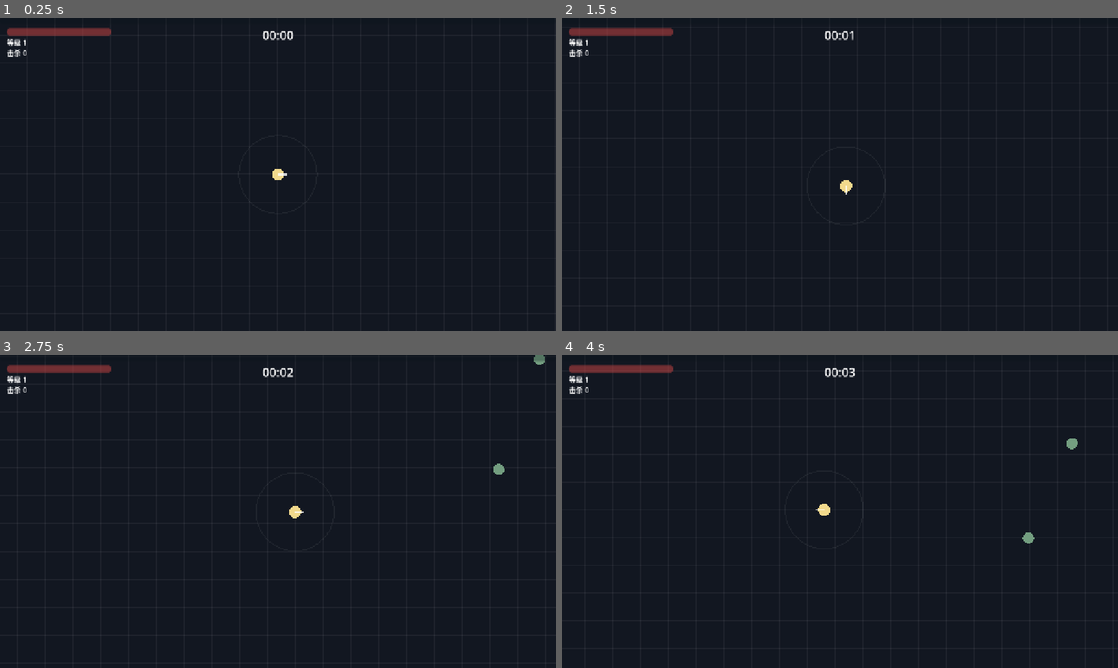
Above: before the commit, frames 1-4 (two rows, left to right).
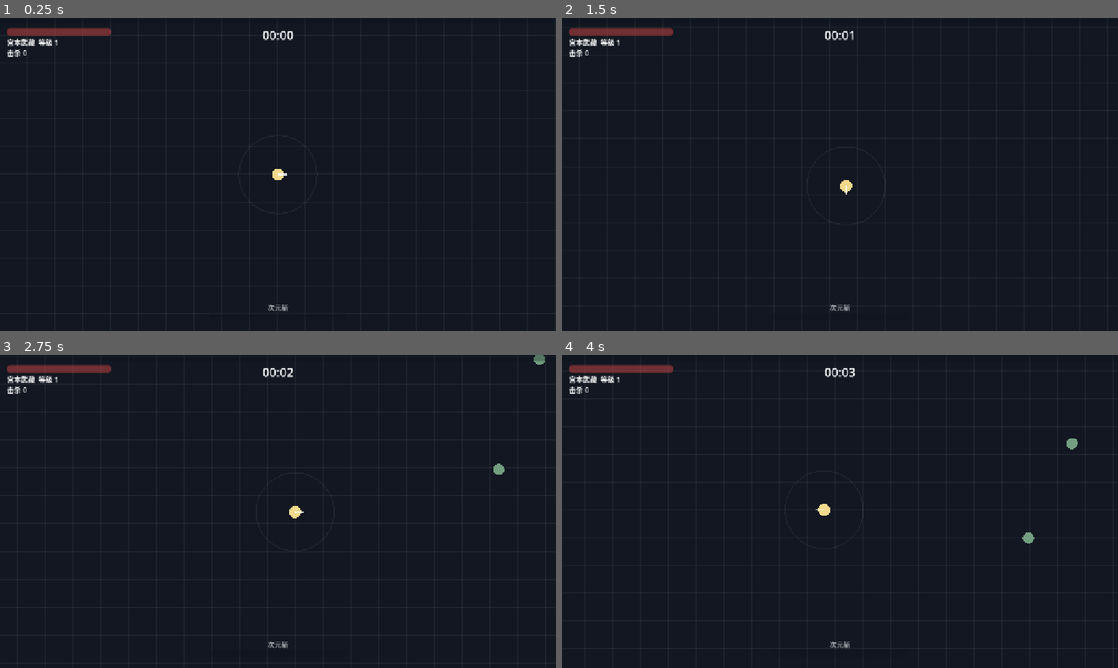
Above: after the commit, the same moments.

Repository: ZhangJunQiu-Alan/wuxian-lunhui
Game: Godot game, scene res://scenes/main.tscn
Two runs of this game, one before a commit and one after it. Both use one fixed random seed, a clock stepped at 60 frames per second and the inputs below.
Inputs:
- Up to frame 1 (0.25 s): no input
- Up to frame 2 (1.5 s): tap Enter at 0.5 s; hold Right (ui_right) 0.53-1.28 s; tap Space at 0.6, 0.77, 1.07, 1.25 s; hold Down (ui_down) from 1.28 s (still down); tap 1 at 1.35 s
- Up to frame 3 (2.75 s): tap Space at 1.52, 1.55, 1.82, 2.3 s; release Down (ui_down) at 2.03 s; hold Right (ui_right) from 2.03 s (still down); tap 3 at 2.1 s
- Up to frame 4 (4 s): release Right (ui_right) at 2.78 s; hold Up (ui_up) 2.78-3.53 s; tap Space at 2.85, 3.02, 3.32, 3.77, 3.8 s; hold Left (ui_left) from 3.53 s (still down); tap 1 at 3.6 s

The runs differ from the first frame. In frame 1, 0.2% of the frame differs, in the area x 1-52%, y 6-94%; in frame 2, 0.2%; in frame 3, 0.2%; in frame 4, 0.2%.

Commit message:
大招系统与宫本武藏的次元斩；新增角色设定文档
- 大招：击杀充能（50 次），按空格释放，底部显示能量条
- 次元斩：定住屏幕内敌人，裂痕逐条浮现后同时爆开，重创屏幕内所有敌人，带镜头震动
- 被动二天一流：每第 4 刀变为前后双刀斩，伤害翻倍，刀光为金色
- 敌人新增定身（freeze），以后安妮·奥克利的时间暂停也会用到
- docs/角色设定.md：宫本武藏、安妮·奥克利、兰陵王、梅林的史实背景、武器、被动、大招与防侵权原则

Co-Authored-By: Claude Opus 5.5 <noreply@anthropic.com>

Diff:
--- a/scripts/entities/enemy.gd
+++ b/scripts/entities/enemy.gd
@@ -14,6 +14,7 @@
 var color := Color.WHITE
 var target: Player
 var _flash_time := 0.0
+var _frozen_time := 0.0  # 被定住的剩余时间（次元斩、时间暂停）
 var _dead := false
 
 
@@ -53,6 +54,11 @@
 func _physics_process(delta: float) -> void:
 	if not is_instance_valid(target):
 		return
+	if _frozen_time > 0.0:  # 被定住时不移动、不造成伤害
+		_frozen_time -= delta
+		if _frozen_time <= 0.0:
+			queue_redraw()
+		return
 	var to_target := target.global_position - global_position
 	var dist := to_target.length()
 	if dist > 1.0:
@@ -63,6 +69,11 @@
 	if _flash_time > 0.0:
 		_flash_time -= delta
 		queue_redraw()
+
+
+func freeze(duration: float) -> void:
+	_frozen_time = maxf(_frozen_time, duration)
+	queue_redraw()
 
 
 func take_damage(amount: float) -> void:
@@ -88,4 +99,9 @@
 
 
 func _draw() -> void:
-	draw_circle(Vector2.ZERO, radius, Color.WHITE if _flash_time > 0.0 else color)
+	var c := color
+	if _flash_time > 0.0:
+		c = Color.WHITE
+	elif _frozen_time > 0.0:
+		c = color.lerp(Color(0.6, 0.7, 1.0), 0.5)  # 被定住时偏蓝
+	draw_circle(Vector2.ZERO, radius, c)
--- a/scripts/entities/player.gd
+++ b/scripts/entities/player.gd
@@ -6,7 +6,9 @@
 signal hp_changed(hp: float, max_hp: float)
 signal xp_changed(xp: float, xp_to_next: int, level: int)
 signal leveled_up(level: int)
+signal ult_changed(energy: float, cost: float)
 
+const CHARACTER_NAME := "宫本武藏"  # 角色系统做好之前，先固定为宫本武藏
 const RADIUS := 14.0
 const INVINCIBLE_DURATION := 0.5  # 受伤后的无敌时间，防止一瞬间被怪群秒杀
 
@@ -29,6 +31,10 @@
 var is_dead := false
 var facing := Vector2.RIGHT  # 最后移动的方向，太刀朝这里砍
 
+# 大招：击杀充能，满了按空格释放
+var ult_energy := 0.0
+var ult_cost := 50.0
+
 var upgrade_levels := {}  # 升级 id -> 已选次数
 var faith := {}           # 神明 id -> 信仰值
 
@@ -40,6 +46,9 @@
 var feathers: FeatherOrbit
 
 var _invincible_time := 0.0
+var _camera: Camera2D
+var _shake_strength := 0.0
+var _shake_time := 0.0
 
 
 func _ready() -> void:
@@ -51,9 +60,9 @@
 	shape.shape = circle
 	add_child(shape)
 
-	var camera := Camera2D.new()
-	camera.position_smoothing_enabled = true
-	add_child(camera)
+	_camera = Camera2D.new()
+	_camera.position_smoothing_enabled = true
+	add_child(_camera)
 
 	katana = Katana.new()  # 初始武器：太刀
 	add_child(katana)
@@ -75,7 +84,44 @@
 	if regen > 0.0 and hp < max_hp:
 		heal(regen * delta)
 	_invincible_time = maxf(0.0, _invincible_time - delta)
+	_update_shake(delta)
 	queue_redraw()
+
+
+func _unhandled_input(event: InputEvent) -> void:
+	var key := event as InputEventKey
+	if key and key.pressed and not key.echo and key.keycode == KEY_SPACE:
+		try_ultimate()
+
+
+func add_ult_energy(amount: float) -> void:
+	ult_energy = minf(ult_cost, ult_energy + amount)
+	ult_changed.emit(ult_energy, ult_cost)
+
+
+func try_ultimate() -> void:
+	if is_dead or ult_energy < ult_cost:
+		return
+	ult_energy = 0.0
+	ult_changed.emit(ult_energy, ult_cost)
+	DimensionSlash.cast(self)
+
+
+## 镜头震动，strength 是最大偏移像素
+func shake(strength: float, duration: float) -> void:
+	_shake_strength = maxf(_shake_strength, strength)
+	_shake_time = maxf(_shake_time, duration)
+
+
+func _update_shake(delta: float) -> void:
+	if _shake_time <= 0.0:
+		return
+	_shake_time -= delta
+	if _shake_time <= 0.0:
+		_shake_strength = 0.0
+		_camera.offset = Vector2.ZERO
+	else:
+		_camera.offset = Vector2(randf_range(-1, 1), randf_range(-1, 1)) * _shake_strength
 
 
 func take_damage(amount: float) -> void:
--- a/scripts/game.gd
+++ b/scripts/game.gd
@@ -30,8 +30,10 @@
 	add_child(hud)
 	player.hp_changed.connect(hud.set_hp)
 	player.xp_changed.connect(hud.set_xp)
+	player.ult_changed.connect(hud.set_ult)
 	hud.set_hp(player.hp, player.max_hp)
 	hud.set_xp(player.xp, player.xp_to_next, player.level)
+	hud.set_ult(player.ult_energy, player.ult_cost)
 
 	level_up_panel = LevelUpPanel.new()
 	add_child(level_up_panel)
@@ -69,6 +71,7 @@
 
 func _on_enemy_killed(_enemy: Enemy) -> void:
 	kills += 1
+	player.add_ult_energy(1.0)
 
 
 func _on_player_leveled_up(_level: int) -> void:
--- a/scripts/ui/hud.gd
+++ b/scripts/ui/hud.gd
@@ -8,6 +8,8 @@
 var _time_label: Label
 var _kills_label: Label
 var _faith_box: VBoxContainer
+var _ult_bar: ProgressBar
+var _ult_label: Label
 var _game_over: Control
 var _result_label: Label
 
@@ -42,6 +44,25 @@
 	_faith_box.position = Vector2(16, 100)
 	add_child(_faith_box)
 
+	# 底部中间：大招能量条
+	_ult_bar = ProgressBar.new()
+	_ult_bar.show_percentage = false
+	_ult_bar.set_anchors_and_offsets_preset(Control.PRESET_CENTER_BOTTOM)
+	_ult_bar.offset_left = -160
+	_ult_bar.offset_right = 160
+	_ult_bar.offset_top = -40
+	_ult_bar.offset_bottom = -26
+	add_child(_ult_bar)
+
+	_ult_label = Label.new()
+	_ult_label.set_anchors_and_offsets_preset(Control.PRESET_CENTER_BOTTOM)
+	_ult_label.offset_left = -160
+	_ult_label.offset_right = 160
+	_ult_label.offset_top = -66
+	_ult_label.offset_bottom = -42
+	_ult_label.horizontal_alignment = HORIZONTAL_ALIGNMENT_CENTER
+	add_child(_ult_label)
+
 	_build_game_over()
 
 
@@ -60,7 +81,16 @@
 func set_xp(xp: float, xp_to_next: int, level: int) -> void:
 	_xp_bar.max_value = xp_to_next
 	_xp_bar.value = xp
-	_level_label.text = "等级 %d" % level
+	_level_label.text = "%s  等级 %d" % [Player.CHARACTER_NAME, level]
+
+
+func set_ult(energy: float, cost: float) -> void:
+	_ult_bar.max_value = cost
+	_ult_bar.value = energy
+	var is_full := energy >= cost
+	_ult_bar.modulate = Color(1.0, 0.85, 0.3) if is_full else Color(0.55, 0.65, 1.0)
+	_ult_label.text = "次元斩 已就绪  [空格]" if is_full else "次元斩"
+	_ult_label.modulate = Color(1.0, 0.85, 0.3) if is_full else Color(1, 1, 1, 0.6)
 
 
 ## 左侧显示每位已信仰神明的信仰值，例如「托尔 ■■■□□」
--- /dev/null
+++ b/scripts/ultimates/dimension_slash.gd
@@ -0,0 +1,87 @@
+class_name DimensionSlash
+extends Node2D
+## 宫本武藏的大招「次元斩」
+## 1. 画面变暗，屏幕内的敌人全部被定住
+## 2. 空间裂痕一道接一道浮现
+## 3. 所有裂痕同时爆开，重创屏幕内所有敌人
+
+const CUT_COUNT := 14
+const APPEAR_TIME := 0.5   # 裂痕在这段时间内逐条浮现
+const BURST_AT := 0.75     # 第几秒爆开
+const END_AT := 1.3        # 第几秒特效结束
+const DAMAGE := 120.0
+
+var player: Player
+var _time := 0.0
+var _burst_done := false
+var _half_size := Vector2.ZERO
+var _cuts: Array[Dictionary] = []  # 每道裂痕：from、to、appear（浮现时间）
+
+
+static func cast(caster: Player) -> void:
+	var fx := DimensionSlash.new()
+	fx.player = caster
+	fx.global_position = caster.global_position
+	caster.get_parent().add_child(fx)
+
+
+func _ready() -> void:
+	z_index = 20  # 画在所有敌人和特效上面
+	_half_size = get_viewport_rect().size / 2.0
+	for i in CUT_COUNT:
+		var center := Vector2(randf_range(-_half_size.x, _half_size.x), randf_range(-_half_size.y, _half_size.y)) * 0.85
+		var dir := Vector2.from_angle(randf() * TAU)
+		var half_len := randf_range(90.0, 220.0)
+		_cuts.append({"from": center - dir * half_len, "to": center + dir * half_len, "appear": APPEAR_TIME * i / CUT_COUNT})
+
+	for enemy in _enemies_on_screen():
+		enemy.freeze(BURST_AT + 0.15)
+	player.shake(3.0, 0.15)
+
+
+func _process(delta: float) -> void:
+	_time += delta
+	if not _burst_done and _time >= BURST_AT:
+		_burst()
+	if _time >= END_AT:
+		queue_free()
+	queue_redraw()
+
+
+func _burst() -> void:
+	_burst_done = true
+	var dmg := DAMAGE * player.damage_mult
+	for enemy in _enemies_on_screen():
+		enemy.take_damage(dmg)
+	player.shake(12.0, 0.35)
+
+
+func _enemies_on_screen() -> Array[Enemy]:
+	var rect := Rect2(global_position - _half_size, _half_size * 2.0)
+	var result: Array[Enemy] = []
+	for node in get_tree().get_nodes_in_group("enemies"):
+		var enemy := node as Enemy
+		if rect.has_point(enemy.global_position):
+			result.append(enemy)
+	return result
+
+
+func _draw() -> void:
+	var cover := Rect2(-_half_size * 1.3, _half_size * 2.6)
+
+	if not _burst_done:
+		# 蓄势阶段：画面逐渐变暗，裂痕一道道浮现
+		draw_rect(cover, Color(0.02, 0.02, 0.08, 0.55 * minf(1.0, _time / 0.2)))
+		for cut in _cuts:
+			if _time >= cut.appear:
+				draw_line(cut.from, cut.to, Color(0, 0, 0, 0.9), 6.0)
+				draw_line(cut.from, cut.to, Color(0.8, 0.85, 1.0), 1.5)
+		return
+
+	# 爆开阶段：白光一闪，裂痕变宽后淡出
+	var t := (_time - BURST_AT) / (END_AT - BURST_AT)  # 0 → 1
+	draw_rect(cover, Color(1, 1, 1, 0.6 * (1.0 - t) * (1.0 - t)))
+	for cut in _cuts:
+		var width := lerpf(4.0, 22.0, t)
+		draw_line(cut.from, cut.to, Color(0.55, 0.65, 1.0, 0.8 * (1.0 - t)), width)
+		draw_line(cut.from, cut.to, Color(1, 1, 1, 1.0 - t), width * 0.3)
--- a/scripts/weapons/katana.gd
+++ b/scripts/weapons/katana.gd
@@ -11,6 +11,8 @@
 var back_slash := false  # 回身斩：同时斩向身后
 var player: Player
 var _timer := 0.3
+var _slash_count := 0
+var _niten := false  # 这一刀是否触发了二天一流
 var _slash_time := 0.0
 var _slash_dirs: Array[Vector2] = []
 
@@ -33,12 +35,15 @@
 func _slash() -> void:
 	var enemies := get_tree().get_nodes_in_group("enemies")
 	var aim := _aim_direction(enemies)
+	# 宫本武藏的被动「二天一流」：每第 4 刀变为双刀斩，前后同时斩击，伤害翻倍
+	_slash_count += 1
+	_niten = _slash_count % 4 == 0
 	_slash_dirs = [aim]
-	if back_slash:
+	if back_slash or _niten:
 		_slash_dirs.append(-aim)
 	_slash_time = SLASH_DURATION
 
-	var dmg := damage * player.damage_mult
+	var dmg := damage * player.damage_mult * (2.0 if _niten else 1.0)
 	for node in enemies:
 		var enemy := node as Enemy
 		var offset := enemy.global_position - global_position
@@ -72,5 +77,6 @@
 		var pts := PackedVector2Array([Vector2.ZERO])
 		for i in 13:
 			pts.append(Vector2.from_angle(a - HALF_ARC + HALF_ARC * 2.0 * i / 12.0) * reach)
-		draw_colored_polygon(pts, Color(0.85, 0.92, 1.0, 0.3 * alpha))
-		draw_arc(Vector2.ZERO, reach, a - HALF_ARC, a + HALF_ARC, 24, Color(1, 1, 1, alpha), 3.0)
+		var tint := Color(1.0, 0.85, 0.45) if _niten else Color(0.85, 0.92, 1.0)  # 二天一流的刀光是金色
+		draw_colored_polygon(pts, Color(tint, 0.3 * alpha))
+		draw_arc(Vector2.ZERO, reach, a - HALF_ARC, a + HALF_ARC, 24, Color(tint, alpha), 3.0)
Not shown, added: scripts/ultimates/dimension_slash.gd.uid
Not shown, changed: docs/开发路线图.md
Not shown, added: docs/角色设定.md
